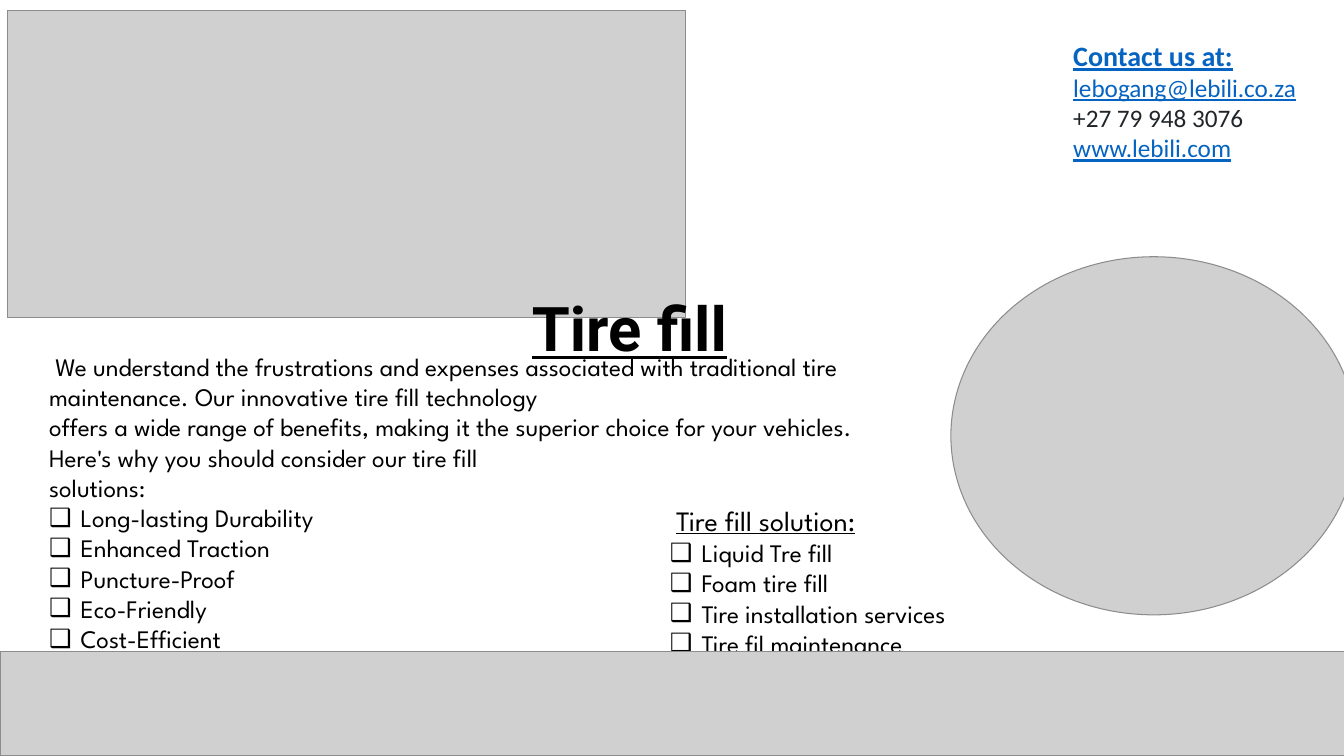
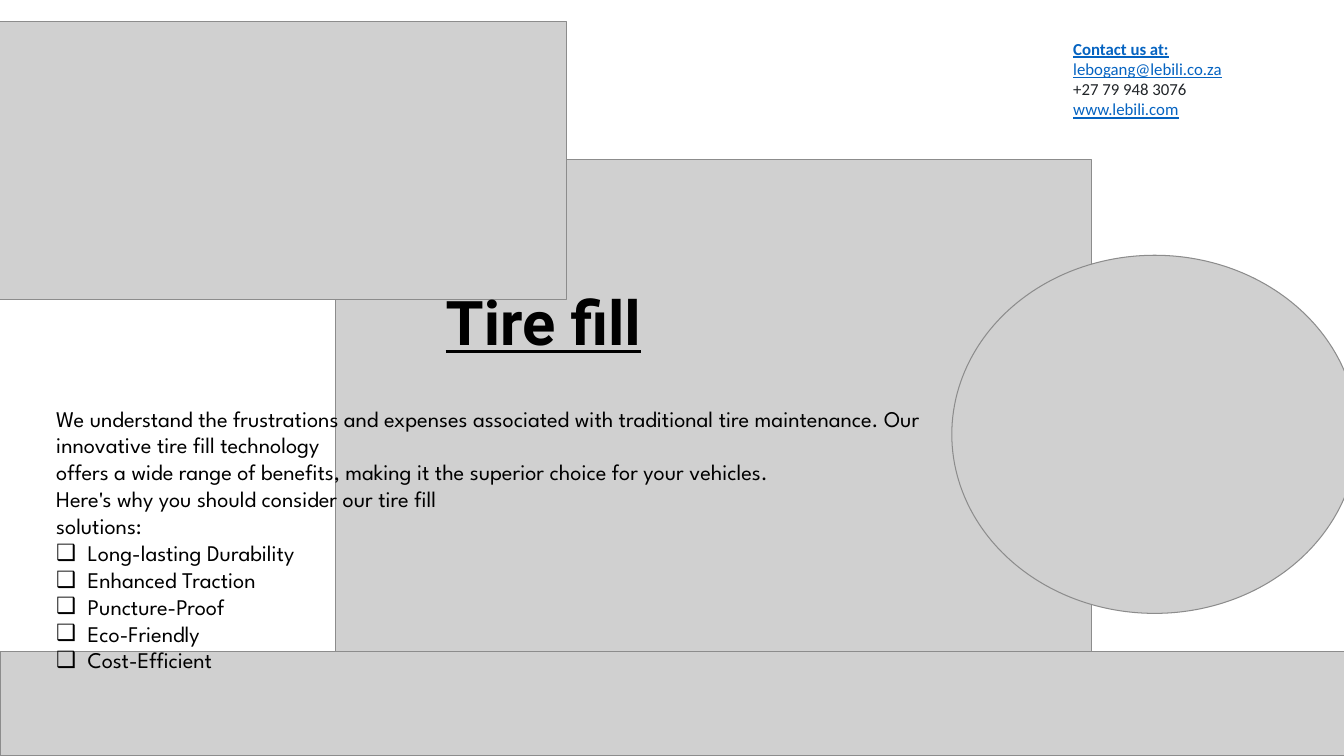
Before and after one commit to Ity222/Lebili.github.io, a slide deck: slide 1 of Brouchers/tirefil.pptx. Drawn at 1344x756 pixels with LibreOffice and Linux fonts; fonts in the diff are those of the drawing; grey boxes stand for pictures; background and template pictures are left out. Boxes give left, top, right and bottom in pixels: in the first picture for what was removed or moved away, otherwise in the second. Text is boxed around its words. In the diff, an @@ line names an element or a change of style, - is before the commit and + after.

```diff
--- a/Brouchers/tirefil.pptx
+++ b/Brouchers/tirefil.pptx
@@ picture: place and size @@
-picture at <box>7,11,686,318</box>
+picture at <box>0,21,567,299</box>
@@ text "Contact us at:" at <box>1073,44,1221,119</box>: size 20 to 12 pt in "Contact us at:"; size 18 to 12 pt in "lebogang@lebili.co.za", "+27 79 948 3076", "www.lebili.com" @@
@@ picture added at <box>335,160,1091,675</box> @@
@@ text "Tire fill" rewrapped from <box>532,295,727,366</box> to <box>446,298,641,353</box> @@
@@ text "We understand the frustrations and ...": place and size @@
-text "We understand the frustrations and ..." at <box>49,350,851,657</box>
+text "We understand the frustrations and ..." at <box>56,404,919,669</box>
@@ text "We understand the frustrations and ..." at <box>56,404,919,669</box>: size 18 to 16 pt @@
@@ text removed at <box>676,511,945,661</box> @@
-Tire fill solution:
-❑ Liquid Tre fill
-❑ Foam tire fill
-❑ Tire installation services
-❑ Tire fil maintenance
```
Also in this commit, not shown: 8 other files.
